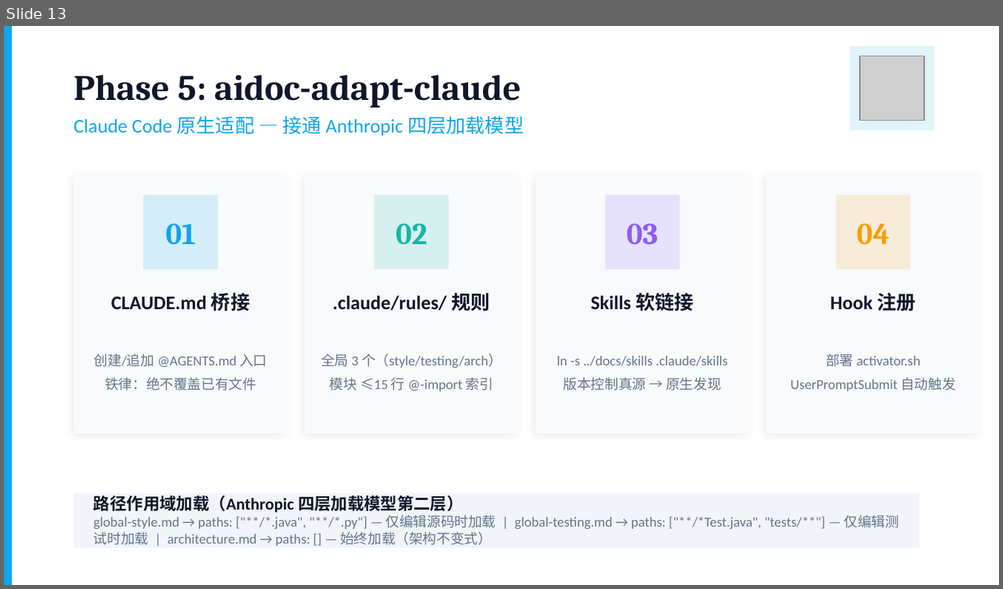
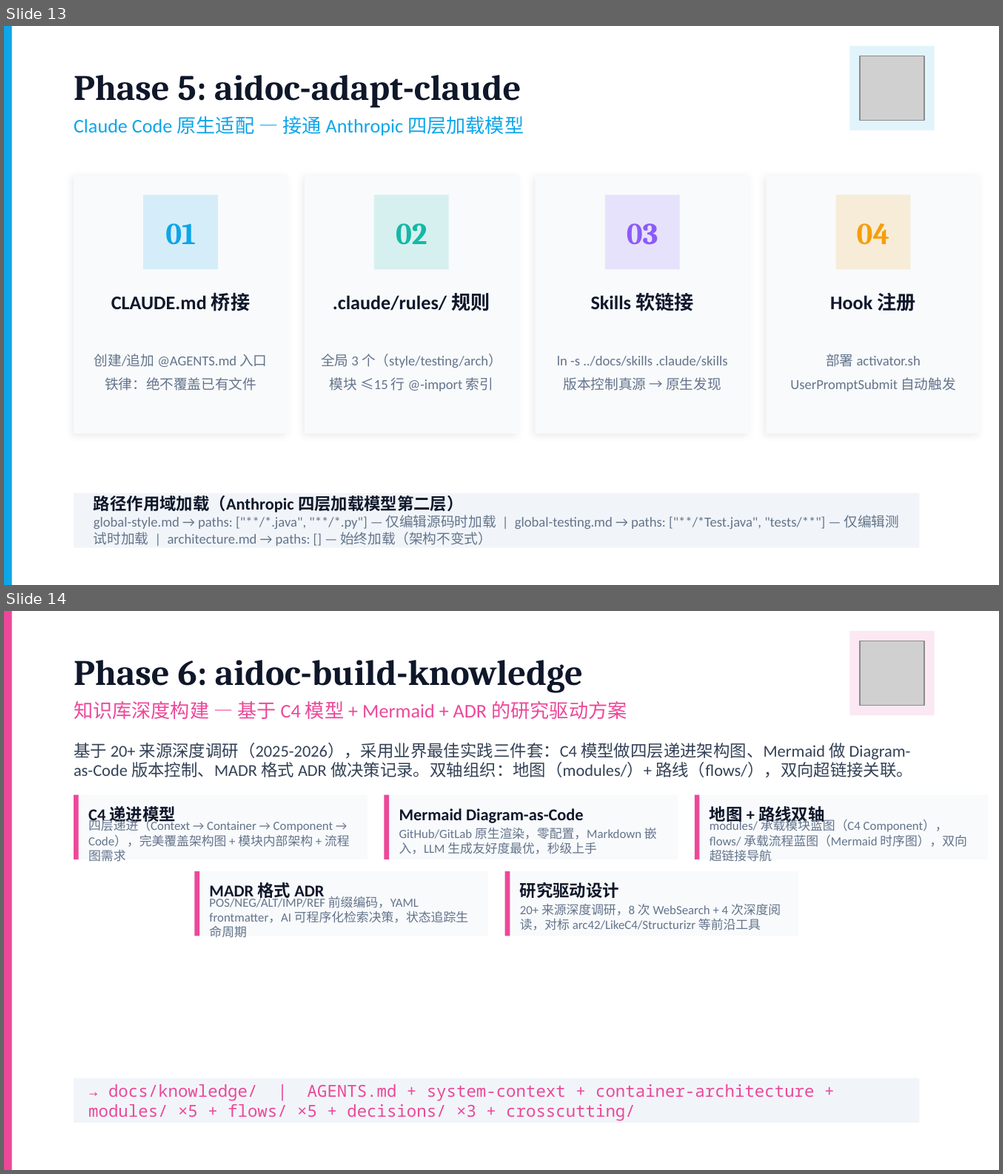
Before and after one commit to xdlsy/myskill, a slide deck: pptx/aidoc-introduction.pptx. Shown one above the other, each under a label of ours: slide 13 before the commit, slides 13 and 14 after it. The pictures are 1003x589 and 1003x1174 pixels, drawn with LibreOffice and Linux fonts; fonts in the diff are those of the drawing; grey boxes stand for pictures. Boxes give left, top, right and bottom in pixels: in the first picture for what was removed or moved away, otherwise in the second. Text is boxed around its words. In the diff, an @@ line names an element or a change of style, - is before the commit and + after.

```diff
--- a/pptx/aidoc-introduction.pptx
+++ b/pptx/aidoc-introduction.pptx
@@ slide 14 added at bbox=[4, 611, 999, 1170], background #FFFFFF @@
@@ rectangle added at bbox=[4, 611, 12, 1170], fill #EC4899 @@
@@ rectangle added at bbox=[849, 631, 934, 715], fill #EC4899 at 12% opacity @@
@@ picture added at bbox=[859, 641, 924, 706] @@
@@ text added at bbox=[74, 660, 583, 692], 26 pt, text #0F172A, bold @@
+Phase 6: aidoc-build-knowledge
@@ text added at bbox=[74, 701, 626, 719], 14 pt, text #EC4899 @@
+知识库深度构建 — 基于 C4 模型 + Mermaid + ADR 的研究驱动方案
@@ text added at bbox=[74, 743, 913, 777], 12 pt, text #334155 @@
+基于 20+ 来源深度调研（2025-2026），采用业界最佳实践三件套：C4 模型做四层递进架构图、Mermaid 做 Diagram-as-Code 版本控制、MADR 格式 ADR 做决策记录。双轴组织：地图（modules/）+ 路线（flows/），双向超链接关联。
@@ rectangle added at bbox=[74, 795, 367, 860], fill #F8FAFC @@
@@ rectangle added at bbox=[74, 795, 79, 860], fill #EC4899 @@
@@ text added at bbox=[88, 803, 176, 825], 12 pt, text #0F172A, bold @@
+C4 递进模型
@@ rectangle added at bbox=[384, 795, 677, 860], fill #F8FAFC @@
@@ rectangle added at bbox=[384, 795, 389, 860], fill #EC4899 @@
@@ text added at bbox=[399, 809, 583, 823], 12 pt, text #0F172A, bold @@
+Mermaid Diagram-as-Code
@@ rectangle added at bbox=[694, 795, 987, 860], fill #F8FAFC @@
@@ rectangle added at bbox=[694, 795, 699, 860], fill #EC4899 @@
@@ text added at bbox=[709, 803, 825, 824], 12 pt, text #0F172A, bold @@
+地图 + 路线双轴
@@ text added at bbox=[88, 817, 350, 862], 9 pt, text #64748B @@
+四层递进（Context → Container → Component → Code），完美覆盖架构图 + 模块内部架构 + 流程图需求
@@ text added at bbox=[399, 828, 657, 854], 9 pt, text #64748B @@
+GitHub/GitLab 原生渲染，零配置，Markdown 嵌入，LLM 生成友好度最优，秒级上手
@@ text added at bbox=[709, 817, 967, 861], 9 pt, text #64748B @@
+modules/ 承载模块蓝图（C4 Component），flows/ 承载流程蓝图（Mermaid 时序图），双向超链接导航
@@ rectangle added at bbox=[195, 871, 489, 936], fill #F8FAFC @@
@@ rectangle added at bbox=[195, 871, 200, 936], fill #EC4899 @@
@@ rectangle added at bbox=[505, 871, 799, 936], fill #F8FAFC @@
@@ rectangle added at bbox=[505, 871, 510, 936], fill #EC4899 @@
@@ text added at bbox=[209, 883, 324, 901], 12 pt, text #0F172A, bold @@
+MADR 格式 ADR
@@ text added at bbox=[209, 897, 468, 938], 9 pt, text #64748B @@
+POS/NEG/ALT/IMP/REF 前缀编码，YAML frontmatter，AI 可程序化检索决策，状态追踪生命周期
@@ text added at bbox=[520, 883, 619, 898], 12 pt, text #0F172A, bold @@
+研究驱动设计
@@ text added at bbox=[520, 904, 780, 931], 9 pt, text #64748B @@
+20+ 来源深度调研，8 次 WebSearch + 4 次深度阅读，对标 arc42/LikeC4/Structurizr 等前沿工具
@@ rectangle added at bbox=[74, 1079, 919, 1123], fill #F1F5F9 @@
@@ text added at bbox=[88, 1085, 814, 1121], 12 pt, text #EC4899 @@
+→ docs/knowledge/ | AGENTS.md + system-context + container-architecture + modules/ ×5 + flows/ ×5 + decisions/ ×3 + crosscutting/
```
Also in this commit, not shown: 7 slides changed, 28 other files.
